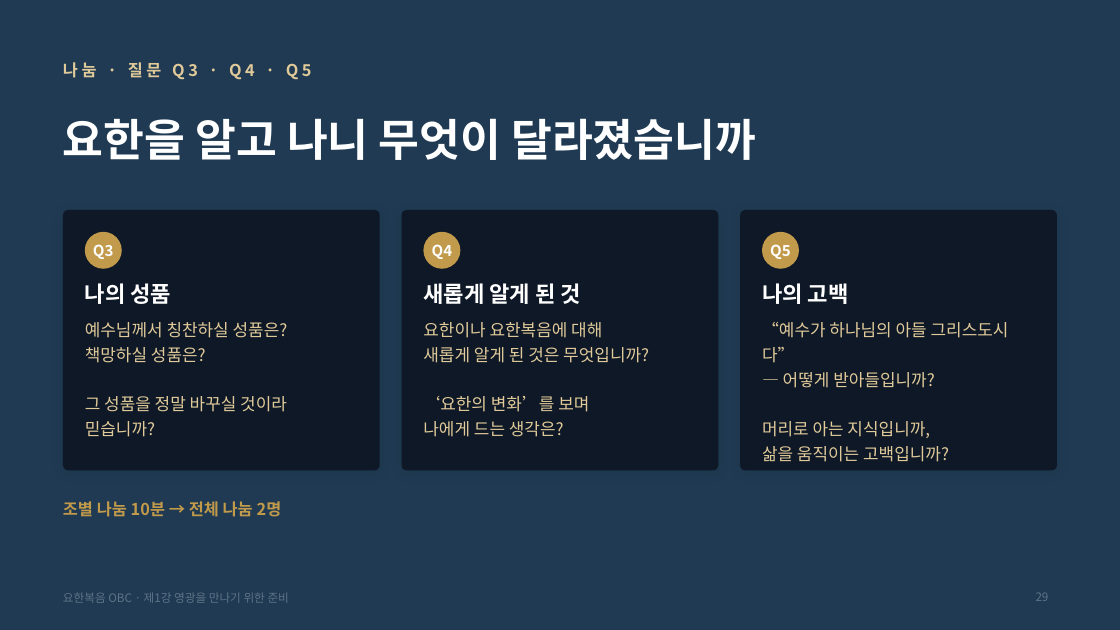
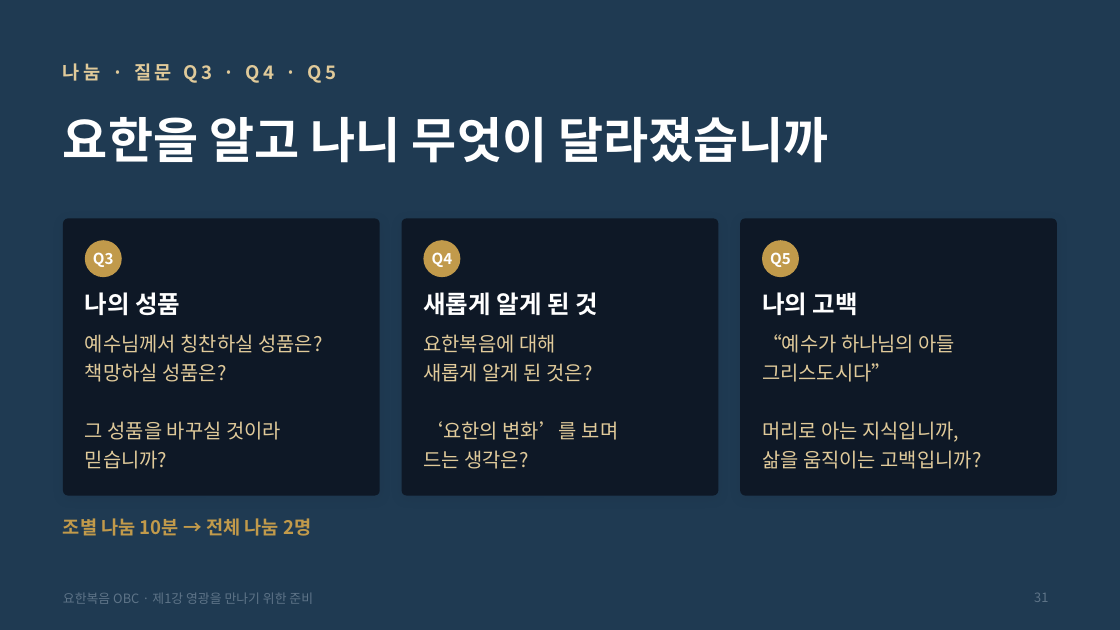
Before and after one commit to mio-modu/bible_GospelofJohn, a slide deck: slide 31 of dist/요한복음_1강_영광을_만나기_위한_준비.pptx (slide 29 before the commit). Drawn at 1120x630 pixels with LibreOffice and Linux fonts; fonts in the diff are those of the drawing. Boxes give left, top, right and bottom in pixels: in the first picture for what was removed or moved away, otherwise in the second. Text is boxed around its words. In the diff, an @@ line names an element or a change of style, - is before the commit and + after.

```diff
--- a/dist/요한복음_1강_영광을_만나기_위한_준비.pptx
+++ b/dist/요한복음_1강_영광을_만나기_위한_준비.pptx
@@ text "나눔 · 질문 Q3 · ..." at [63,63,337,83]: size 14 to 16 pt @@
@@ title "요한을 알고 나니 무엇이 달라졌습니까" at [63,117,829,163]: size 38 to 42 pt @@
@@ rounded rectangle: place and size @@
-rounded rectangle at [63,210,380,471]
+rounded rectangle at [63,218,380,496]
@@ rounded rectangle: place and size @@
-rounded rectangle at [402,210,718,471]
+rounded rectangle at [402,218,718,496]
@@ proportions changed in 3 elements at [63,218,380,496], [402,218,718,496], [740,218,1057,496] @@
@@ rounded rectangle: place and size @@
-rounded rectangle at [740,210,1057,471]
+rounded rectangle at [740,218,1057,496]
@@ 3 texts, 3 ellipses: place and size @@
-3 texts, 3 ellipses at [85,232,799,269]
+3 texts, 3 ellipses at [85,240,799,277]
@@ text "나의 성품": place and size @@
-text "나의 성품" at [85,283,172,304]
+text "나의 성품" at [85,292,180,316]
@@ text "새롭게 알게 된 것": place and size @@
-text "새롭게 알게 된 것" at [423,283,581,304]
+text "새롭게 알게 된 것" at [423,292,598,315]
@@ size 19 to 21 pt in 3 elements at [85,292,180,316], [423,292,598,315], [762,292,858,316] @@
@@ text "나의 고백": place and size @@
-text "나의 고백" at [762,283,849,304]
+text "나의 고백" at [762,292,858,316]
@@ text "예수님께서 칭찬하실 성품은?": place and size @@
-text "예수님께서 칭찬하실 성품은?" at [85,322,288,437]
+text "예수님께서 칭찬하실 성품은?" at [85,334,322,469]
@@ text "요한복음에 대해": place and size @@
-text "요한복음에 대해" at [423,322,649,437]
+text "요한복음에 대해" at [423,334,619,469]
@@ text "“예수가 하나님의 아들": place and size @@
-text "“예수가 하나님의 아들" at [762,322,1009,462]
+text "“예수가 하나님의 아들" at [762,334,982,469]
@@ text at [85,334,322,469]: size 14.5 to 17 pt in "예수님께서 칭찬하실 성품은?", "책망하실 성품은?", "믿습니까?" @@
@@ text at [423,334,592,382]: text changed; size 14.5 to 17 pt @@
-요한이나 요한복음에 대해
-새롭게 알게 된 것은 무엇입니까?
+요한복음에 대해
+새롭게 알게 된 것은?
@@ text at [762,334,956,382]: text changed; size 14.5 to 17 pt @@
-“예수가 하나님의 아들 그리스도시다”
-— 어떻게 받아들입니까?
+“예수가 하나님의 아들
+그리스도시다”
@@ text at [85,421,281,440]: text changed; size 14.5 to 17 pt @@
-그 성품을 정말 바꾸실 것이라
+그 성품을 바꾸실 것이라
@@ text at [423,421,619,440]: size 14.5 to 17 pt in "‘요한의 변화’를 보며" @@
@@ text at [762,421,982,469]: size 14.5 to 17 pt in "머리로 아는 지식입니까,", "삶을 움직이는 고백입니까?" @@
@@ text at [423,450,528,469]: text changed; size 14.5 to 17 pt @@
-나에게 드는 생각은?
+드는 생각은?
@@ text "조별 나눔 10분 → 전체 ..." at [63,518,311,536]: size 14 to 16 pt @@
@@ text "조별 나눔 10분 → 전체 ...": place and size @@
-text "조별 나눔 10분 → 전체 ..." at [63,501,282,517]
+text "조별 나눔 10분 → 전체 ..." at [63,518,311,536]
@@ text "요한복음 OBC · 제1강 영광을 ..." at [63,593,313,604]: size 10 to 11 pt @@
@@ page number at [1034,593,1048,602]: text changed; size 10 to 11 pt @@
-29
+31
```
Also in this commit, not shown: 43 other slides changed, 4 slides added, 8 other files.
